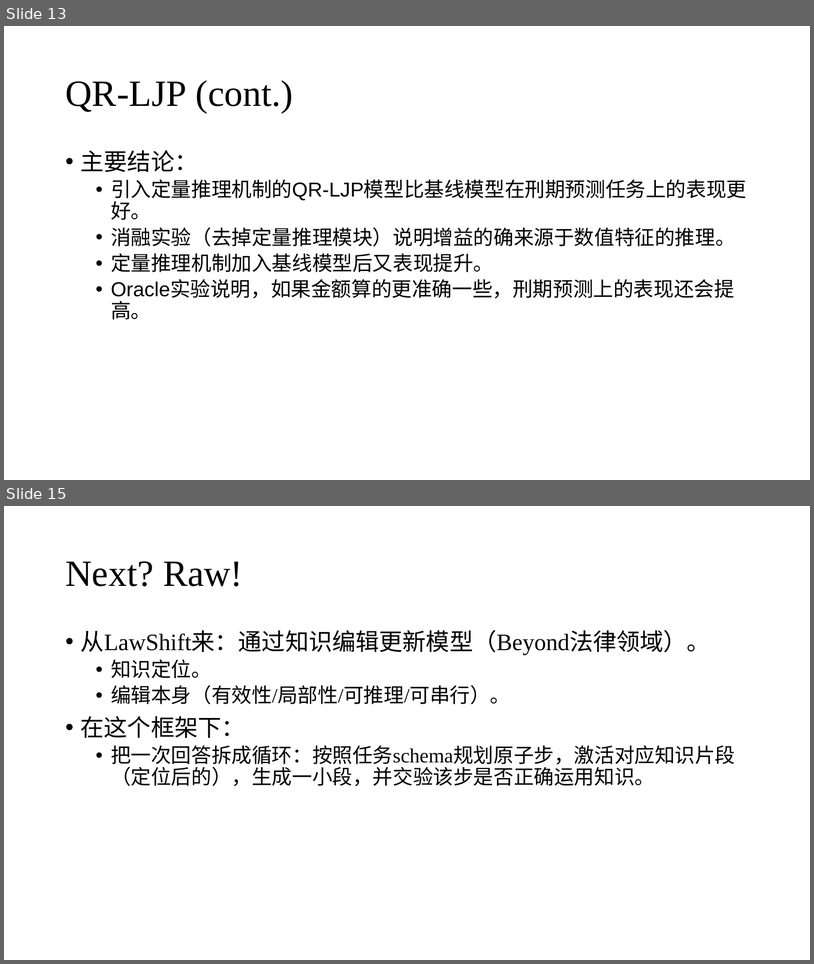
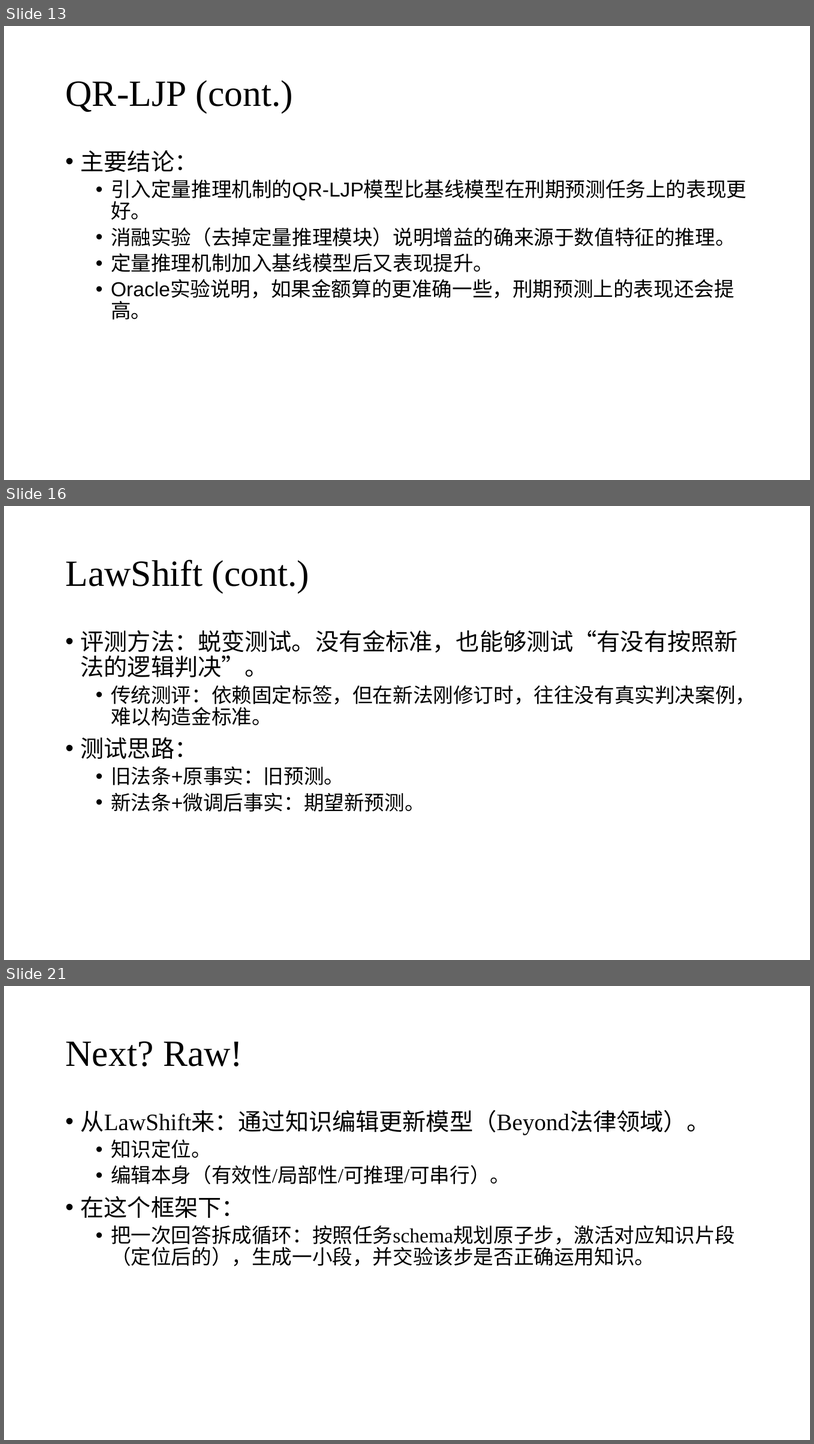
Before and after one commit to zhuohan9036/research_general_materials, a slide deck: legal_ai/20251107_intro_legal_ai_works.pptx. Shown one above the other, each under a label of ours: slides 13 and 15 before the commit, slides 13, 16 and 21 after it; the slides between them are not shown. The pictures are 814x964 and 814x1444 pixels, drawn with LibreOffice and Linux fonts; fonts in the diff are those of the drawing. Boxes give left, top, right and bottom in pixels: in the first picture for what was removed or moved away, otherwise in the second. Text is boxed around its words. In the diff, an @@ line names an element or a change of style, - is before the commit and + after.

```diff
--- a/legal_ai/20251107_intro_legal_ai_works.pptx
+++ b/legal_ai/20251107_intro_legal_ai_works.pptx
@@ slide 16 added at box(4, 506, 810, 960), background #FFFFFF @@
@@ title added at box(65, 559, 309, 592), 44 pt, text #000000 @@
+LawShift (cont.)
@@ text added at box(81, 630, 756, 811), 24 pt, text #000000 @@
+• 评测方法：蜕变测试。没有金标准，也能够测试“有没有按照新法的逻辑判决”。
+  • 传统测评：依赖固定标签，但在新法刚修订时，往往没有真实判决案例，难以构造金标准。
+• 测试思路：
+  • 旧法条+原事实：旧预测。
+  • 新法条+微调后事实：期望新预测。
@@ what was slide 15 is now slide 21 @@
```
Also in this commit, not shown: 1 slide changed, 5 other slides added, 1 other file.
